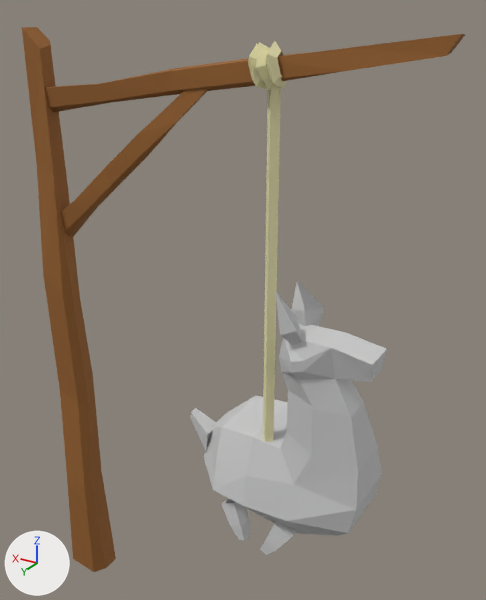
The FBX model Assets/Models/Pinata/Pinata.FBX: old version first, new version second.
Both versions are drawn from a 50 mm camera at (-0.0237, 0.0357, 0.0489) aimed at (0.0007, -0.0049, 0.0286). Lighting does not change. The marker at lower left points along +X, +Y and +Z. Where no turn or scale is listed for an object, it has been applied to the vertices. Vertices at the same position are counted once.

Before the edit, the objects in view are built like this:
```python
me_pinata1_ncl1_1 = bpy.data.meshes.new('Pinata1_ncl1_1')
me_pinata1_ncl1_1.from_pydata(...)  # 323 vertices, 592 faces; spans x -0.0147..0.0157, y -0.0073..0.0018, z 0.0..0.0479
# faces by material slot: [332, 260]
me_pinata1_ncl1_1.materials.append(mat_01___default)  # picture img_colorswatches_png
me_pinata1_ncl1_1.materials.append(mat_02___default)  # light grey #cacaca
ob_pinata1 = bpy.data.objects.new('Pinata1', me_pinata1_ncl1_1)
ob_pinata1.location = (0.0, 0.0, 0.0)
```
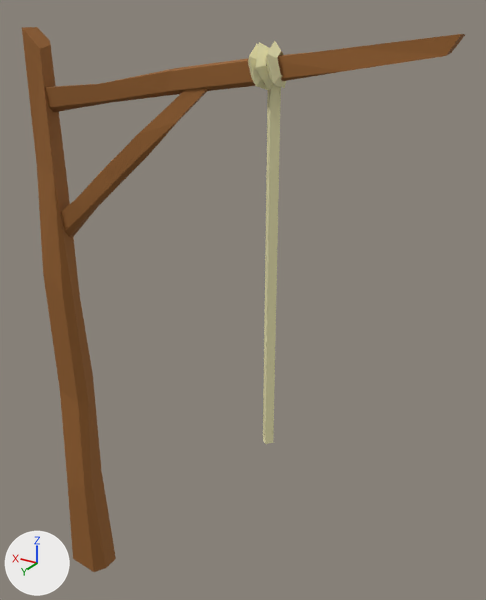
Commit message: Added pinata damage.

The change, as a list of edits to the scene's bpy script:
```text
Change me_pinata1_ncl1_1:
    used by ob_pinata1; location = (0.0, 0.0, 0.0)
    remove me_pinata1_ncl1_1.from_pydata(...)  # 323 vertices, 592 faces; spans x -0.0147..0.0157, y -0.0073..0.0018, z 0.0..0.0479
    add me_pinata1_ncl1_1.from_pydata(...)  # 174 vertices, 332 faces; spans x -0.0147..0.0157, y -0.0013..0.0017, z 0.0..0.0479
    me_pinata1_ncl1_1 part 1: 8 loose pieces with 149 vertices, spanning x -0.0122..0.0035, y -0.0073..0.0018, z 0.0107..0.0329, are deleted
    remove me_pinata1_ncl1_1.materials.append(mat_02___default)  # light grey #cacaca
```

Pixel boxes (x1, y1, x2, y2) of what changed, in the pictures (486 x 600 px):
part 1 of me_pinata1_ncl1_1, deleted: before (190, 280, 387, 555)
